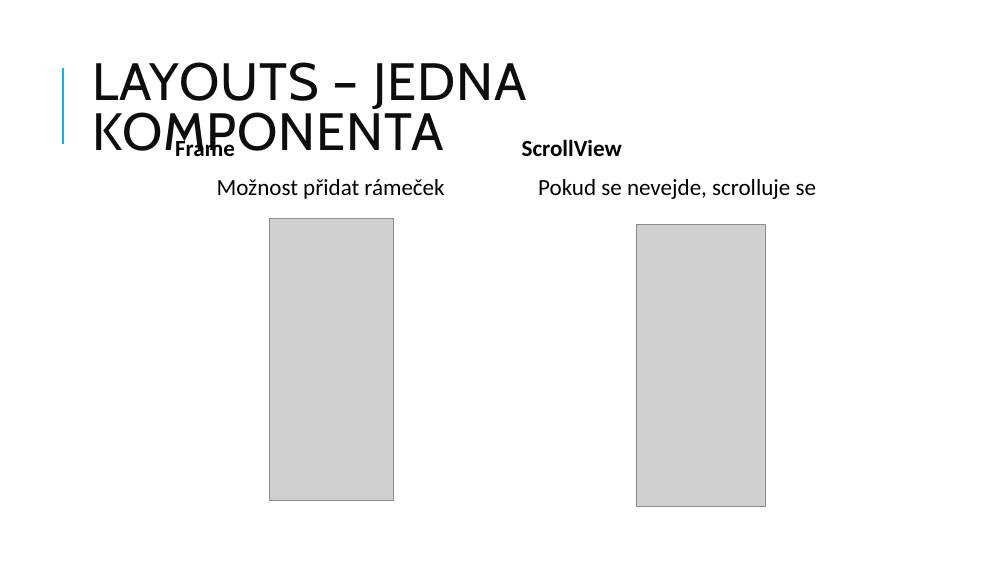
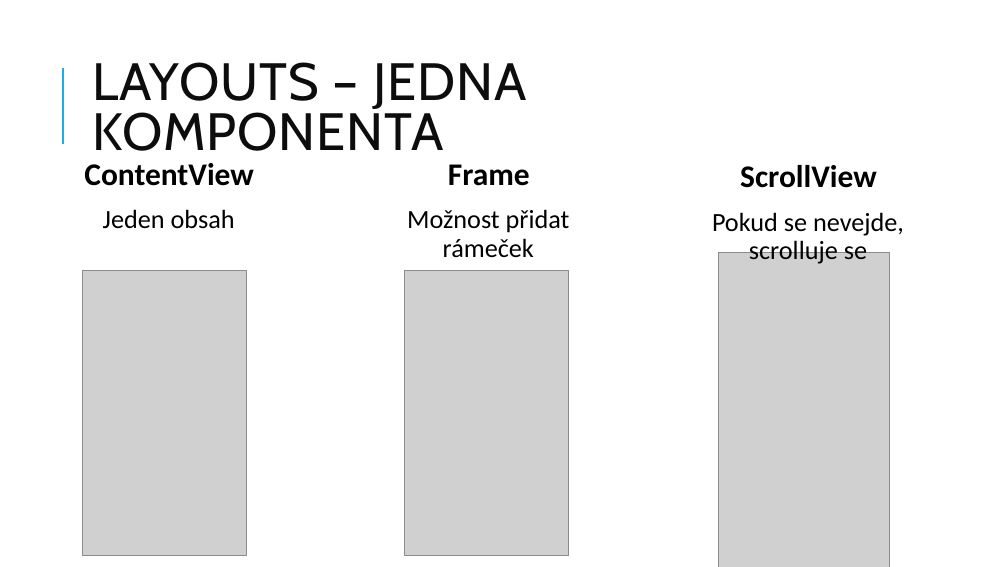
Before and after one commit to jasho/pv239-maui, a slide deck: slide 2 of 02_Design/PV239-Xamarin-02_Design.pptx (slide 3 before the commit). Drawn at 1008x567 pixels with LibreOffice and Linux fonts; fonts in the diff are those of the drawing; grey boxes stand for pictures. Boxes give left, top, right and bottom in pixels: in the first picture for what was removed or moved away, otherwise in the second. Text is boxed around its words. In the diff, an @@ line names an element or a change of style, - is before the commit and + after.

```diff
--- a/02_Design/PV239-Xamarin-02_Design.pptx
+++ b/02_Design/PV239-Xamarin-02_Design.pptx
@@ text added at bbox=[84, 163, 254, 228], 30 pt, text #000000, bold @@
+  ContentView
+  Jeden obsah
@@ text "Frame": place and size @@
-text "Frame" at bbox=[175, 136, 444, 199]
+text "Frame" at bbox=[407, 164, 570, 257]
@@ text "Frame" at bbox=[407, 164, 570, 257]: size 22 to 30 pt in "Frame"; size 22 to 25 pt in "Možnost přidat rámeček"; alignment left to centre; line spacing 0.9 to 1; bullet none to   @@
@@ text "ScrollView": place and size @@
-text "ScrollView" at bbox=[522, 139, 816, 199]
+text "ScrollView" at bbox=[712, 165, 904, 264]
@@ text "ScrollView" at bbox=[712, 165, 904, 264]: size 22 to 30 pt in "ScrollView"; size 22 to 25 pt in "Pokud se nevejde, scrolluje se"; alignment left to centre; line spacing 0.9 to 1; bullet none to   @@
@@ picture removed at bbox=[269, 218, 393, 500] @@
@@ picture: place and size @@
-picture at bbox=[636, 225, 765, 507]
+picture at bbox=[719, 253, 890, 567]
@@ picture added at bbox=[83, 271, 247, 555] @@
@@ picture added at bbox=[405, 271, 569, 555] @@
```
Also in this commit, not shown: 8 other slides changed, 1 slide added, 2 slides removed.
